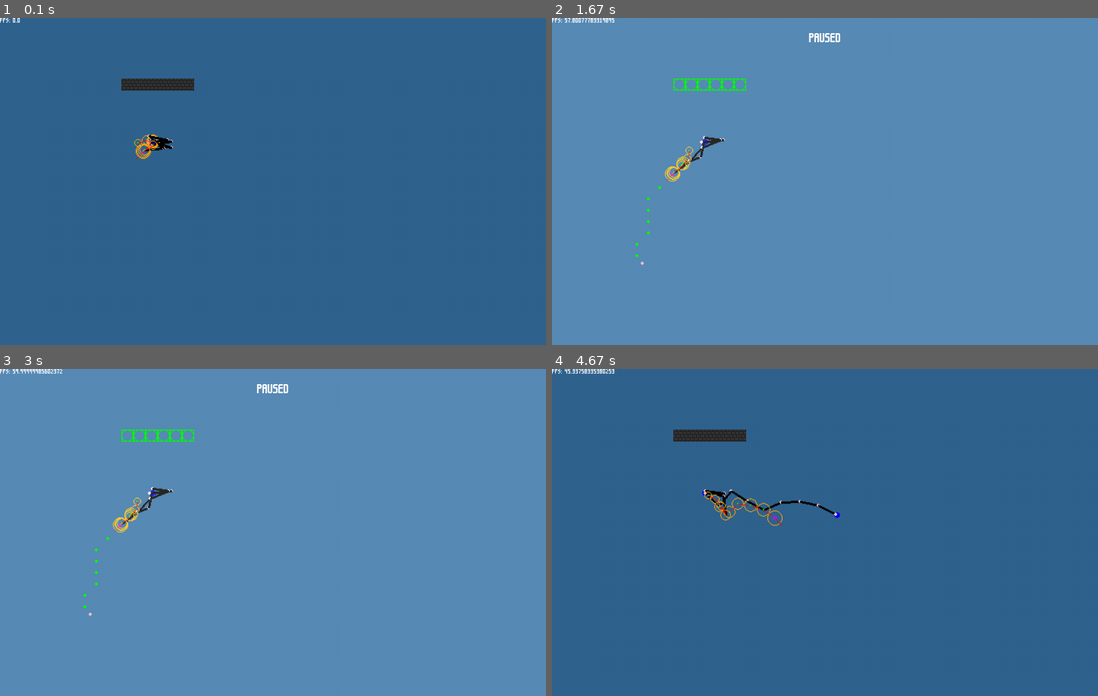
Above: before the commit, frames 1-4 (two rows, left to right).
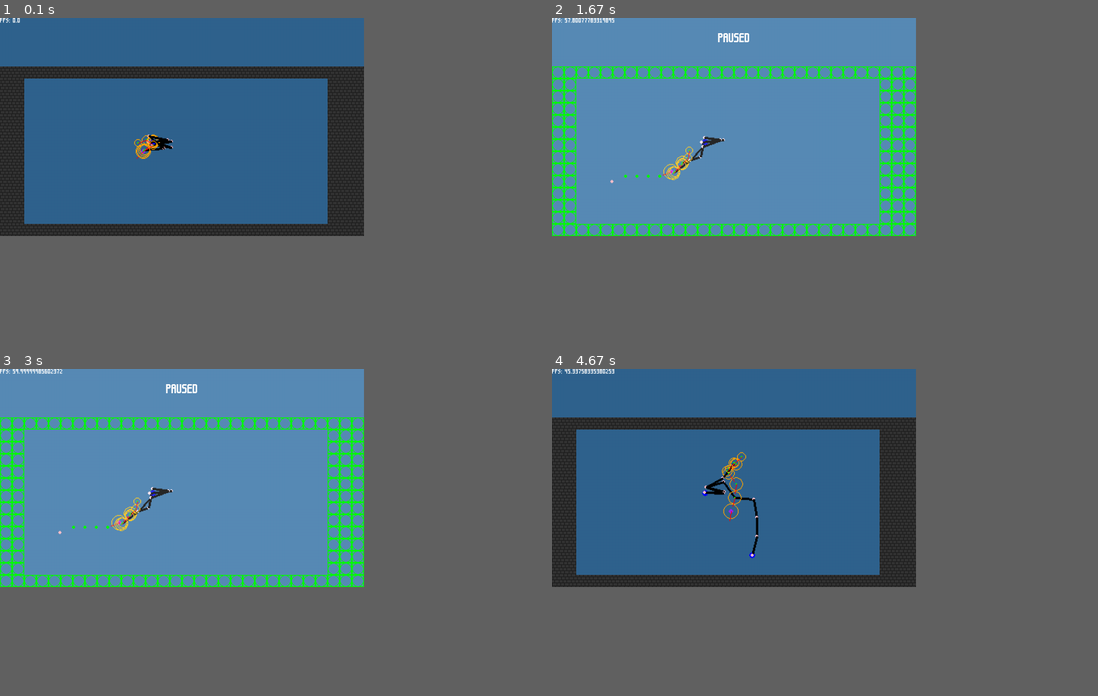
Above: after the commit, the same moments.

Repository: towella/testing-procedural-animation
Game: pygame game, started from code/main.py
The game is run twice, just before and just after one commit, with the same random seed, the same clock (stepped at 60 frames per second) and the same inputs.
Inputs (mouse positions are in pixels of both pictures, inside the frame that each line leads up to):
- Up to frame 1 (0.1 s): no input
- Up to frame 2 (1.67 s): tap F at 0.33 s; tap Z at 0.67 s; tap X at 1, 1.4 s; move the mouse to (721, 89) at 1.37 s
- Up to frame 3 (3 s): tap X at 1.7, 1.9, 2.9 s; move the mouse to (278, 457) at 1.87 s; tap Z at 1.98, 2.98 s; press the mouse at (70, 404) at 2.2 s; move the mouse to (169, 414) at 2.3 s; release the mouse at (262, 424) at 2.43 s; press the mouse at (70, 404) at 2.53 s; move the mouse to (87, 421) at 2.63 s; release the mouse at (103, 437) at 2.77 s; click (311, 529) at 2.92 s
- Up to frame 4 (4.67 s): tap X at 3.2, 4.1, 4.4 s; tap R at 3.33 s; press the mouse at (622, 404) at 3.73 s; move the mouse to (732, 467) at 3.83 s; release the mouse at (846, 529) at 3.97 s; click (666, 427) at 4.12 s; tap Z at 4.18 s; move the mouse to (606, 555) at 4.63 s
In our replay, the window is 900x540 before the commit and 600x360 after it. These sizes can differ from the game's own. Grey fills any space a smaller window leaves; there, only what the larger window draws over its background counts as a difference.

The runs differ from the first frame. In frame 1, 10% of the frame differs, in the area x 0-67%, y 14-67%; in frame 2, 5.4%; in frame 3, 5.4%; in frame 4, 11%.

Commit message:
Pathfinding Hanging Bug Solve
- Hanging bug in pathfinding resolved. Error when path was unsolvable (no viable path to target). Solution: if no path, generate new target
- Removed dev mouse click target as when used it resulted in numerous bugs. R key to reset is now recommended as a replacement

Diff:
--- a/code/game_data.py
+++ b/code/game_data.py
@@ -1,6 +1,6 @@
 tile_size = 16  # keep to prevent errors, even if game doesn't need tiles
-screen_width = 45 * tile_size  # arbitrary
-screen_height = 27 * tile_size  # arbitrary
+screen_width = 30 * tile_size  # arbitrary
+screen_height = 18 * tile_size  # arbitrary
 # -------- !!!SCALING FACTOR SHOULD BE A WHOLE NUMBER!!! --------
 scaling_factor = 2  # how much the screen is scaled up before blitting on display.
 
--- a/code/level.py
+++ b/code/level.py
@@ -264,7 +264,7 @@
 
     # updates the level allowing tile scroll and displaying tiles to screen
     # order is equivalent of layers
-    def update(self, mouse_pos, dt):
+    def update(self, dt):
         # #### INPUT > GAME(checks THEN UPDATE) > RENDER ####
         # checks deal with previous frames interactions. Update creates interactions for this frame which is then diplayed
 
@@ -298,7 +298,7 @@
                     self.tiles_in_screen.append(tile)'''
 
         # -- UPDATES -- player needs to be before tiles for scroll to function properly
-            self.player.update(self.collideable, dt, mouse_pos)  #, self.tiles_in_screen, scroll_value, self.player_spawn)
+            self.player.update(self.collideable, dt)  #, self.tiles_in_screen, scroll_value, self.player_spawn)
             #self.all_sprites.update(scroll_value)'''
 
         # -- RENDER --
--- a/code/main.py
+++ b/code/main.py
@@ -117,7 +117,7 @@
 
         # -- Update --
         screen.fill((48, 99, 142))  # fill background with colour
-        level.update(mouse_pos, dt)  # runs level processes
+        level.update(dt)  # runs level processes
 
         font.render(f'FPS: {str(clock.get_fps())}', screen, (0, 0))  # TODO Debugging only, remove
 
--- a/code/player.py
+++ b/code/player.py
@@ -165,7 +165,7 @@
         self.rect.y -= int(scroll_value[0])
         self.sync_hitbox()
 
-    def update(self, tiles, dt, mouse_pos): #, scroll_value, current_spawn):
+    def update(self, tiles, dt): #, scroll_value, current_spawn):
 
         # respawns player if respawn has been evoked
         #if self.respawn:
@@ -176,7 +176,7 @@
 
         # -- CHECKS/UPDATE --
         # - update brain -
-        self.brain.update(tiles, mouse_pos)
+        self.brain.update(tiles)
         target = self.brain.get_target()
         head_pos = self.head.get_pos()
         angle = get_angle_rad(head_pos, target)
@@ -724,6 +724,10 @@
 
         run = True
         while run:
+            # if open is empty, indicates no possible path can be found. Generate new target
+            if not open.keys():
+                return []
+
             # find node with lowest f cost in open
             current_node = open[list(open.keys())[0]]
             for node in open.keys():
@@ -777,30 +781,17 @@
 
         return path
 
-    def find_target(self, tiles, mouse_pos):
-        # TODO testing, if mouse has clicked, change target
-        if pygame.mouse.get_pressed(3)[0]:
-            in_tile = False
+    def find_target(self, tiles):
+        self.target = (randint(0, screen_width), randint(0, screen_height))
+        # continue to randomly generate point until point not in a tile
+        repeat = True
+        while repeat:
+            repeat = False  # assume no repeat required until proven neccessary
             for tile in tiles:
-                if tile.hitbox.collidepoint(mouse_pos):
-                    in_tile = True
+                if tile.hitbox.collidepoint(self.target):
+                    self.target = (randint(0, screen_width), randint(0, screen_height))
+                    repeat = True  # point has been re-randomized and needs to be tested again
                     break
-            if not in_tile:
-                self.target = mouse_pos
-
-        # if target has been collected generate a new one
-        if self.head.hitbox.collidepoint(self.target):
-            self.target = (randint(0, screen_width), randint(0, screen_height))
-
-            # continue to randomly generate point until point not in a tile
-            repeat = True
-            while repeat:
-                for tile in tiles:
-                    if tile.hitbox.collidepoint(self.target):
-                        self.target = (randint(0, screen_width), randint(0, screen_height))
-                        repeat = True  # point has been re-randomized and needs to be tested again
-                        break
-                    repeat = False  # point has not yet failed testing
 
     # -- getters and setters --
     # returns next point in the path to the real final target
@@ -808,16 +799,22 @@
         return self.path[0]
 
     # -- update --
-    def update(self, tiles, mouse_pos):
-        # find target (if target needs to be found)
-        self.find_target(tiles, mouse_pos)
+    def update(self, tiles):
+        # find target, if target has been collected
+        if self.head.hitbox.collidepoint(self.target):
+            self.find_target(tiles)
 
         # create or modify path to target
         if self.head.hitbox.collidepoint(self.path[0]):
             self.path = self.path[1:]
+
         # if path is empty or the final point (the target) != to the current target, recalculate path
         if len(self.path) == 0 or self.path[-1] != self.target:
             self.path = self.pathfind(self.target, tiles)
+            # if no path can be found, will return empty path. Gen new target and path
+            while not self.path:
+                self.find_target(tiles)
+                self.path = self.pathfind(self.target, tiles)
 
 
 class PathNode:
--- a/rooms/tiled_rooms/room_0.tmx
+++ b/rooms/tiled_rooms/room_0.tmx
@@ -17,21 +17,21 @@
 0,0,0,0,0,0,0,0,0,0,0,0,0,0,0,0,0,0,0,0,0,0,0,0,0,0,0,0,0,0,
 0,0,0,0,0,0,0,0,0,0,0,0,0,0,0,0,0,0,0,0,0,0,0,0,0,0,0,0,0,0,
 0,0,0,0,0,0,0,0,0,0,0,0,0,0,0,0,0,0,0,0,0,0,0,0,0,0,0,0,0,0,
-0,0,0,0,0,0,0,0,0,0,0,0,0,0,0,0,0,0,0,0,0,0,0,0,0,0,0,0,0,0,
-0,0,0,0,0,0,0,0,0,0,62,62,62,62,62,62,0,0,0,0,0,0,0,0,0,0,0,0,0,0,
-0,0,0,0,0,0,0,0,0,0,0,0,0,0,0,0,0,0,0,0,0,0,0,0,0,0,0,0,0,0,
-0,0,0,0,0,0,0,0,0,0,0,0,0,0,0,0,0,0,0,0,0,0,0,0,0,0,0,0,0,0,
-0,0,0,0,0,0,0,0,0,0,0,0,0,0,0,0,0,0,0,0,0,0,0,0,0,0,0,0,0,0,
-0,0,0,0,0,0,0,0,0,0,0,0,0,0,0,0,0,0,0,0,0,0,0,0,0,0,0,0,0,0,
-0,0,0,0,0,0,0,0,0,0,0,0,0,0,0,0,0,0,0,0,0,0,0,0,0,0,0,0,0,0,
-0,0,0,0,0,0,0,0,0,0,0,0,0,0,0,0,0,0,0,0,0,0,0,0,0,0,0,0,0,0,
-0,0,0,0,0,0,0,0,0,0,0,0,0,0,0,0,0,0,0,0,0,0,0,0,0,0,0,0,0,0,
-0,0,0,0,0,0,0,0,0,0,0,0,0,0,0,0,0,0,0,0,0,0,0,0,0,0,0,0,0,0,
-0,0,0,0,0,0,0,0,0,0,0,0,0,0,0,0,0,0,0,0,0,0,0,0,0,0,0,0,0,0,
-0,0,0,0,0,0,0,0,0,0,0,0,0,0,0,0,0,0,0,0,0,0,0,0,0,0,0,0,0,0,
-0,0,0,0,0,0,0,0,0,0,0,0,0,0,0,0,0,0,0,0,0,0,0,0,0,0,0,0,0,0,
-0,0,0,0,0,0,0,0,0,0,0,0,0,0,0,0,0,0,0,0,0,0,0,0,0,0,0,0,0,0,
-0,0,0,0,0,0,0,0,0,0,0,0,0,0,0,0,0,0,0,0,0,0,0,0,0,0,0,0,0,0
+62,62,62,62,62,62,62,62,62,62,62,62,62,62,62,62,62,62,62,62,62,62,62,62,62,62,62,62,62,62,
+62,62,0,0,0,0,0,0,0,0,0,0,0,0,0,0,0,0,0,0,0,0,0,0,0,0,0,62,62,62,
+62,62,0,0,0,0,0,0,0,0,0,0,0,0,0,0,0,0,0,0,0,0,0,0,0,0,0,62,62,62,
+62,62,0,0,0,0,0,0,0,0,0,0,0,0,0,0,0,0,0,0,0,0,0,0,0,0,0,62,62,62,
+62,62,0,0,0,0,0,0,0,0,0,0,0,0,0,0,0,0,0,0,0,0,0,0,0,0,0,62,62,62,
+62,62,0,0,0,0,0,0,0,0,0,0,0,0,0,0,0,0,0,0,0,0,0,0,0,0,0,62,62,62,
+62,62,0,0,0,0,0,0,0,0,0,0,0,0,0,0,0,0,0,0,0,0,0,0,0,0,0,62,62,62,
+62,62,0,0,0,0,0,0,0,0,0,0,0,0,0,0,0,0,0,0,0,0,0,0,0,0,0,62,62,62,
+62,62,0,0,0,0,0,0,0,0,0,0,0,0,0,0,0,0,0,0,0,0,0,0,0,0,0,62,62,62,
+62,62,0,0,0,0,0,0,0,0,0,0,0,0,0,0,0,0,0,0,0,0,0,0,0,0,0,62,62,62,
+62,62,0,0,0,0,0,0,0,0,0,0,0,0,0,0,0,0,0,0,0,0,0,0,0,0,0,62,62,62,
+62,62,0,0,0,0,0,0,0,0,0,0,0,0,0,0,0,0,0,0,0,0,0,0,0,0,0,62,62,62,
+62,62,0,0,0,0,0,0,0,0,0,0,0,0,0,0,0,0,0,0,0,0,0,0,0,0,0,62,62,62,
+62,62,62,62,62,62,62,62,62,62,62,62,62,62,62,62,62,62,62,62,62,62,62,62,62,62,62,62,62,62,
+62,62,62,62,62,62,62,62,62,62,62,62,62,62,62,62,62,62,62,62,62,62,62,62,62,62,62,62,62,62
 </data>
   </layer>
  </group>
Not shown, changed: TODO
Not shown, changed: rooms/snek-procedural-animation.tiled-session
